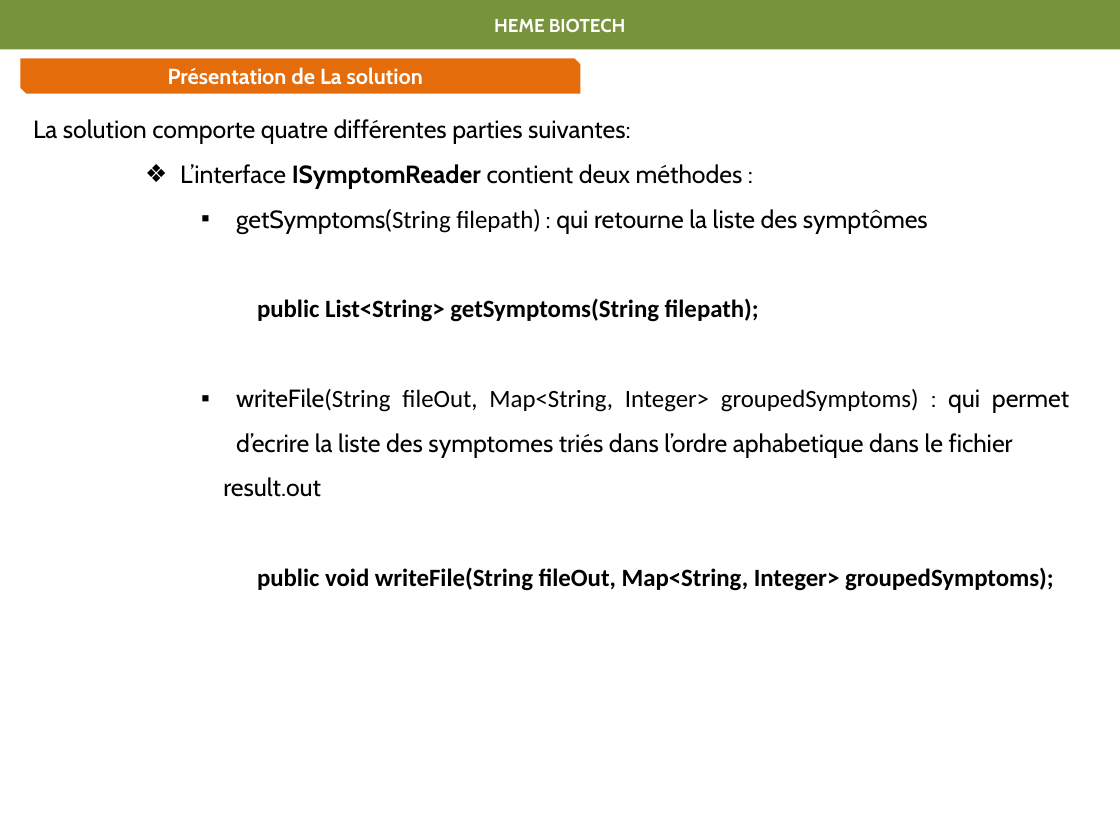
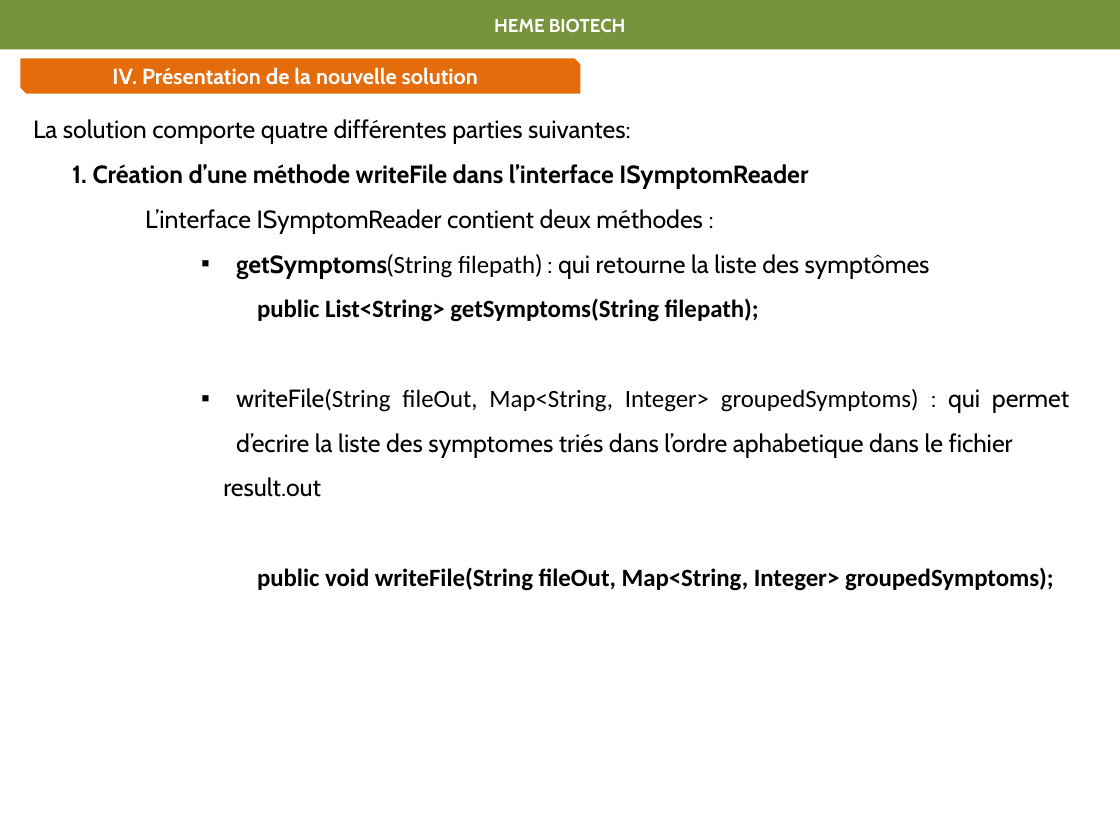
Before and after one commit to bende47/Project_DA_Java_EN_Come_to_the_Rescue_of_a_Java_Application, a slide deck: slide 7 of Projet P2.pptx (slide 5 before the commit). Drawn at 1120x840 pixels with LibreOffice and Linux fonts; fonts in the diff are those of the drawing. Boxes give left, top, right and bottom in pixels: in the first picture for what was removed or moved away, otherwise in the second. Text is boxed around its words. In the diff, an @@ line names an element or a change of style, - is before the commit and + after.

```diff
--- a/Projet P2.pptx
+++ b/Projet P2.pptx
@@ text in snip diag rect at (x1=112, y1=67, x2=478, y2=85): text changed @@
-Présentation de La solution
+IV. Présentation de la nouvelle solution
@@ text at (x1=72, y1=164, x2=808, y2=189): paragraph added @@
+  1. Création d’une méthode writeFile dans l’interface ISymptomReader
@@ text at (x1=145, y1=209, x2=930, y2=278): bold off in "ISymptomReader"; bold on in "getSymptoms(String"; bullet ❖ to none @@
```
Also in this commit, not shown: 8 other slides changed, 2 slides added.
